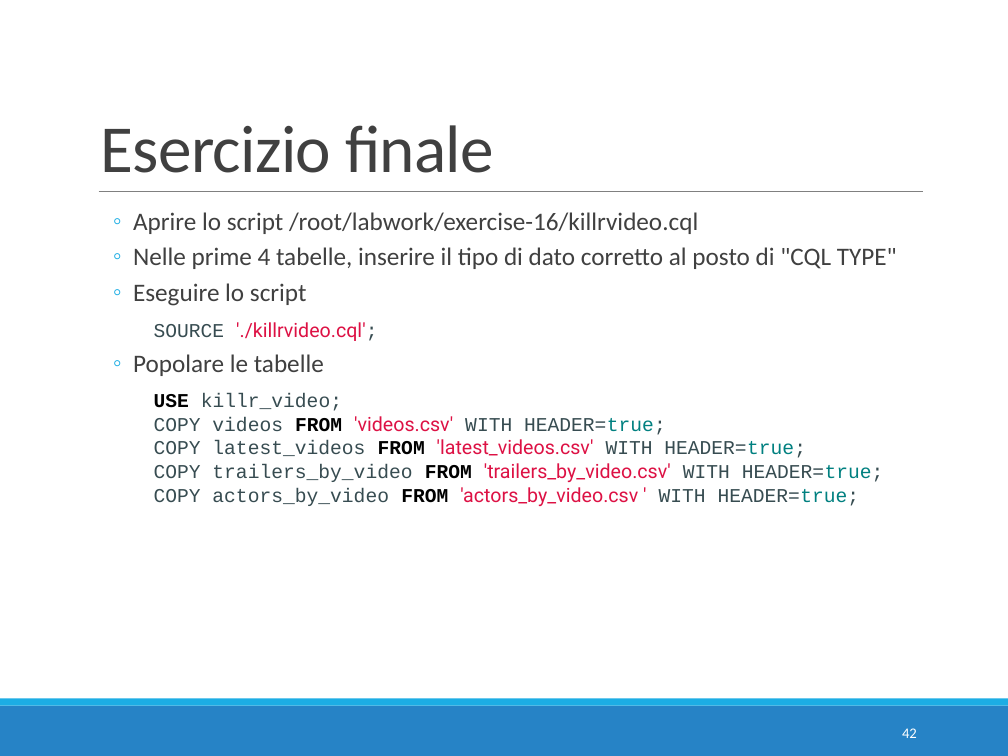
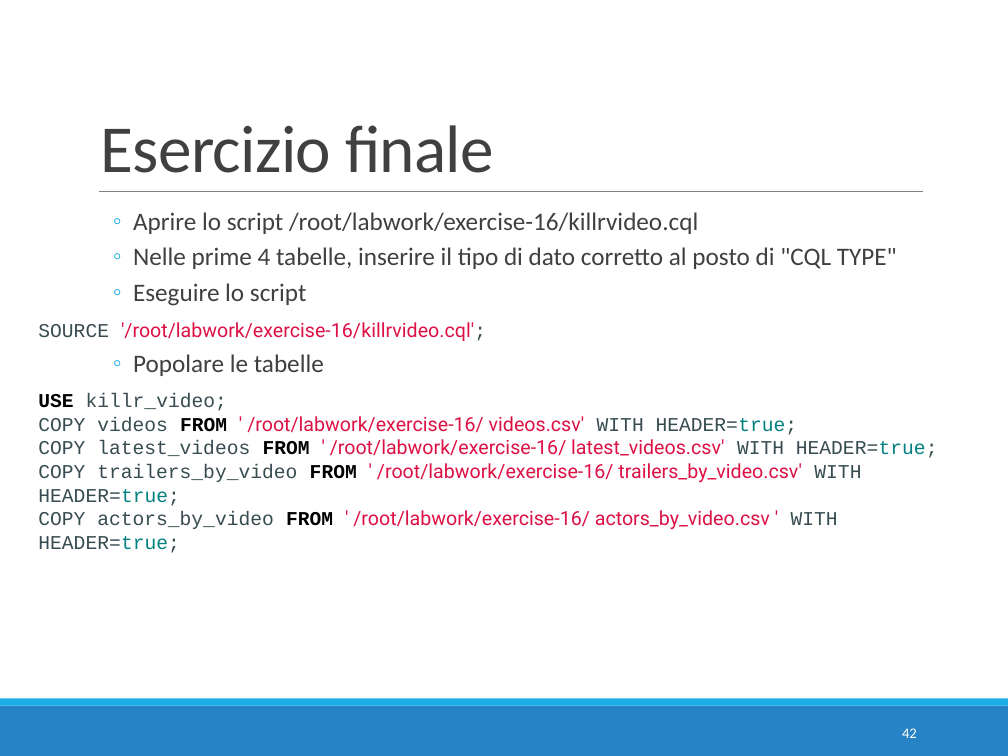
Before and after one commit to w4bo/teaching-nosql, a slide deck: slide 42 of slides/03 - E3 - Cassandra Modellazione.pptx. Drawn at 1008x756 pixels with LibreOffice and Linux fonts; fonts in the diff are those of the drawing. Boxes give left, top, right and bottom in pixels: in the first picture for what was removed or moved away, otherwise in the second. Text is boxed around its words. In the diff, an @@ line names an element or a change of style, - is before the commit and + after.

```diff
--- a/slides/03 - E3 - Cassandra Modellazione.pptx
+++ b/slides/03 - E3 - Cassandra Modellazione.pptx
@@ text "SOURCE '/root/labwork/exercise-16/killrvideo.cql';" moved from (x1=154, y1=322, x2=884, y2=506) to (x1=38, y1=322, x2=938, y2=553) @@
@@ text at (x1=38, y1=322, x2=486, y2=341): text changed @@
-SOURCE './killrvideo.cql';
+SOURCE '/root/labwork/exercise-16/killrvideo.cql';
@@ text at (x1=38, y1=416, x2=938, y2=553): text changed; font Courier New to Roboto; text colour #374C51 to #DD1144 @@
-COPY videos FROM 'videos.csv' WITH HEADER=true;
-COPY latest_videos FROM 'latest_videos.csv' WITH HEADER=true;
-COPY trailers_by_video FROM 'trailers_by_video.csv' WITH HEADER=true;
-COPY actors_by_video FROM 'actors_by_video.csv ' WITH HEADER=true;
+COPY videos FROM ' /root/labwork/exercise-16/ videos.csv' WITH HEADER=true;
+COPY latest_videos FROM ' /root/labwork/exercise-16/ latest_videos.csv' WITH HEADER=true;
+COPY trailers_by_video FROM ' /root/labwork/exercise-16/ trailers_by_video.csv' WITH HEADER=true;
+COPY actors_by_video FROM ' /root/labwork/exercise-16/ actors_by_video.csv ' WITH HEADER=true;
```
Also in this commit, not shown: 2 other slides changed, 2 other files.
